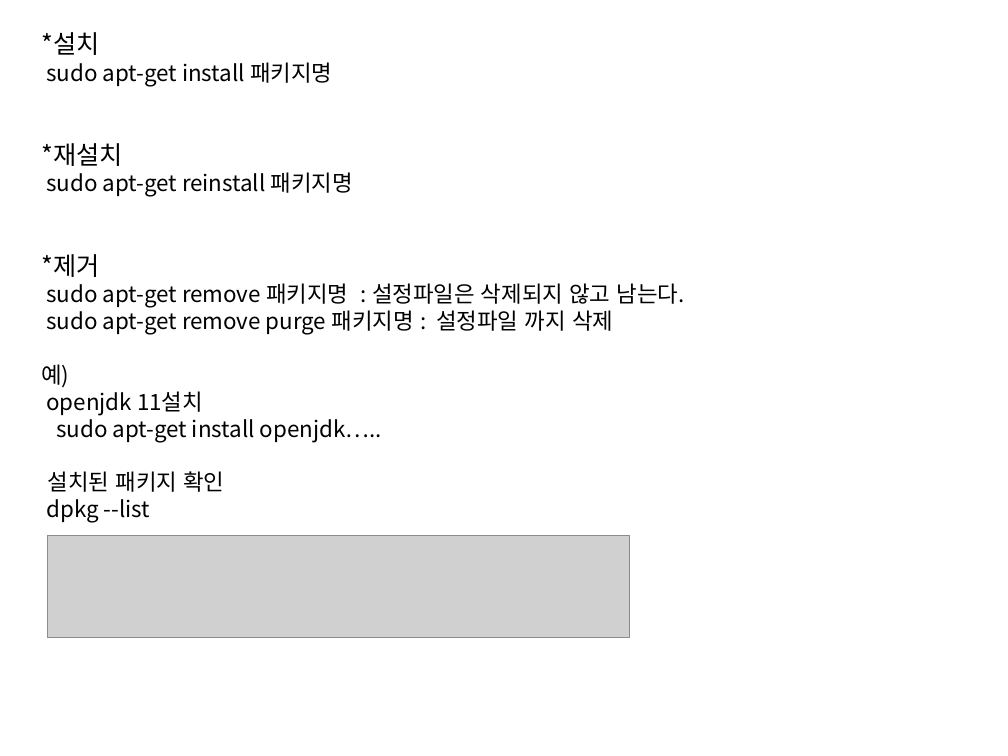
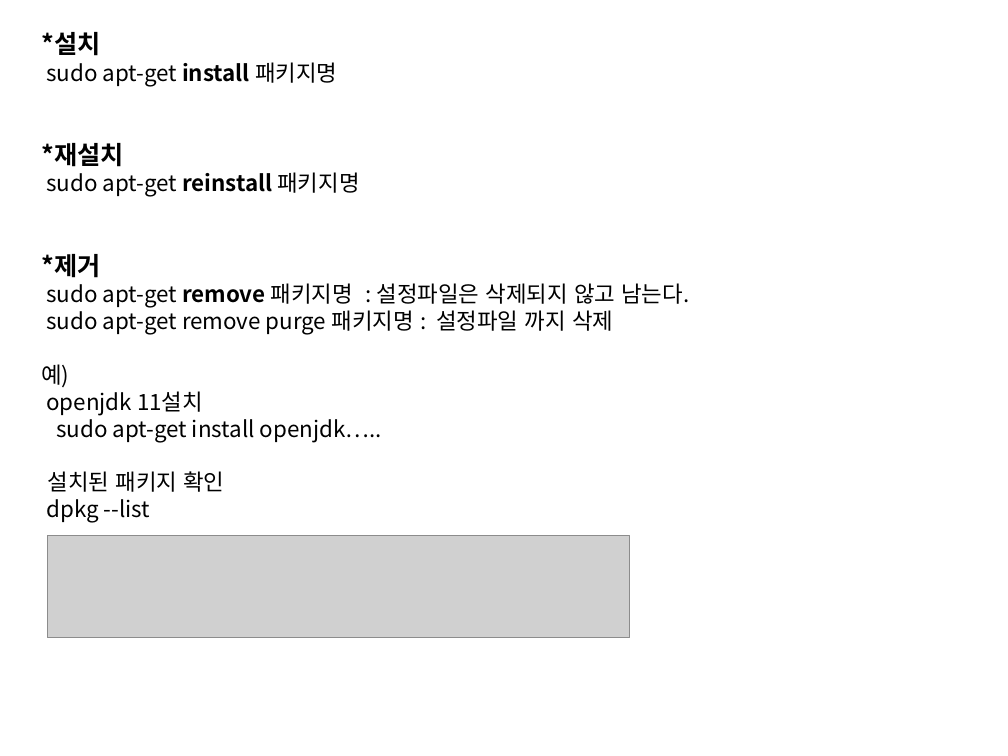
Before and after one commit to In0code/Programming_note, a slide deck: slide 3 of PPT/20231213_aws.pptx. Drawn at 1008x756 pixels with LibreOffice and Linux fonts; fonts in the diff are those of the drawing; grey boxes stand for pictures. Boxes give left, top, right and bottom in pixels: in the first picture for what was removed or moved away, otherwise in the second. Text is boxed around its words. In the diff, an @@ line names an element or a change of style, - is before the commit and + after.

```diff
--- a/PPT/20231213_aws.pptx
+++ b/PPT/20231213_aws.pptx
@@ text at <box>41,32,689,308</box>: bold on in "*설치", "install", "*재설치", "reinstall" and 2 more places @@
```
Also in this commit, not shown: 5 other slides changed, 5 other files.
